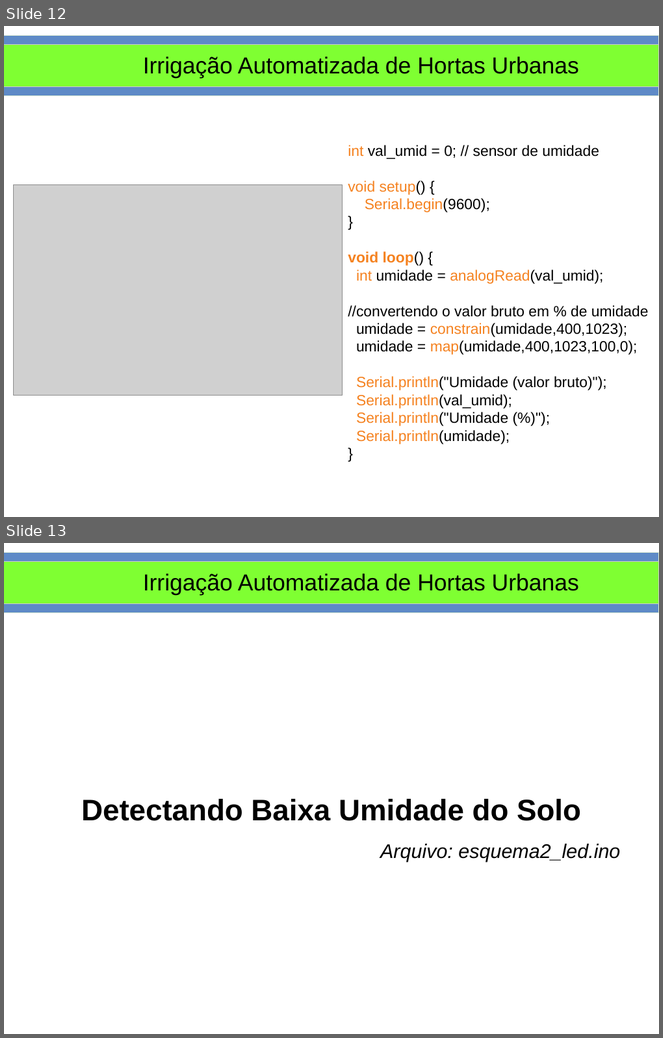
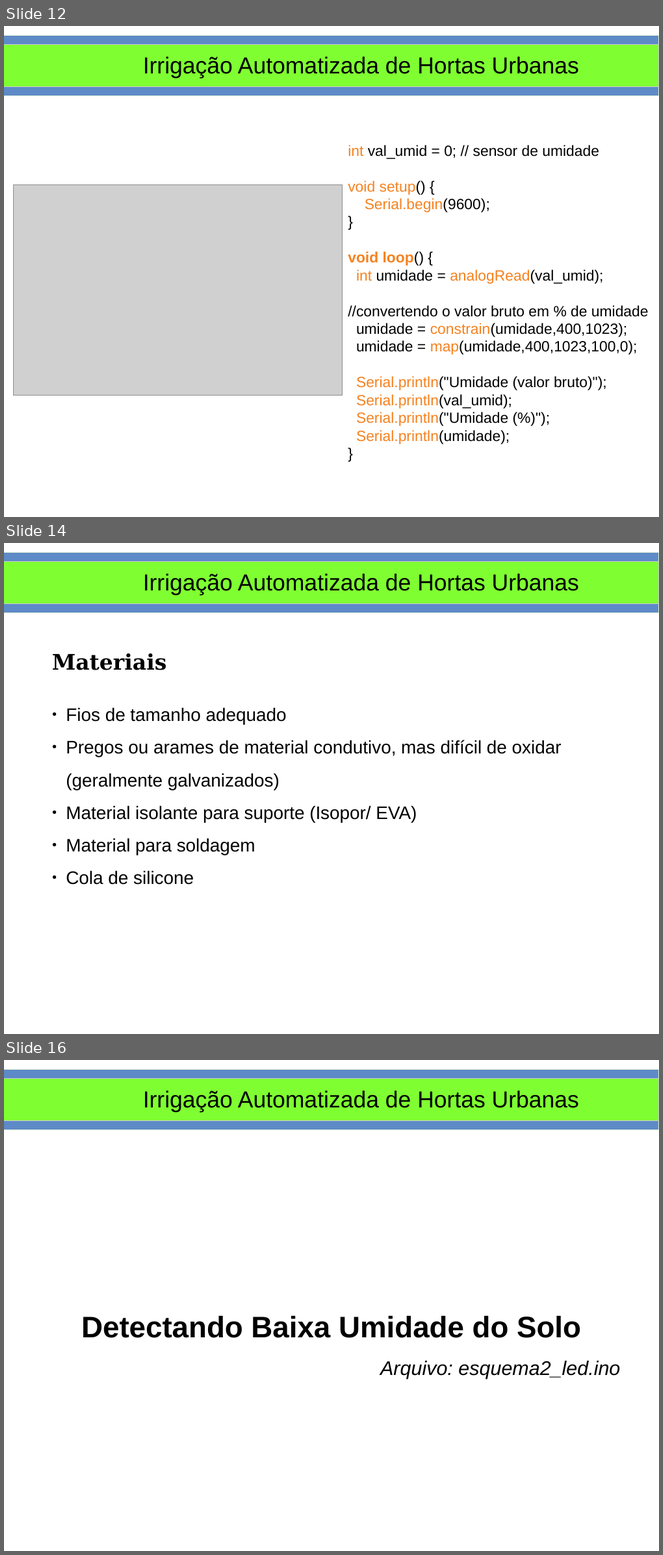
Before and after one commit to smjacques/Horta-Automatizada-ESDI, a slide deck: Slides/Uso de Arduino para Irrigação Automatizada de Hortas Urbanas.odp. Shown one above the other, each under a label of ours: slides 12 and 13 before the commit, slides 12, 14 and 16 after it; the slides between them are not shown. The pictures are 663x1038 and 663x1555 pixels, drawn with LibreOffice and Linux fonts; fonts in the diff are those of the drawing; grey boxes stand for pictures. Boxes give left, top, right and bottom in pixels: in the first picture for what was removed or moved away, otherwise in the second. Text is boxed around its words. In the diff, an @@ line names an element or a change of style, - is before the commit and + after.

```diff
--- a/Slides/Uso de Arduino para Irrigação Automatizada de Hortas Urbanas.odp
+++ b/Slides/Uso de Arduino para Irrigação Automatizada de Hortas Urbanas.odp
@@ slide 14 added at (x1=4, y1=543, x2=659, y2=1034), background #FFFFFF @@
@@ rectangle added at (x1=4, y1=553, x2=659, y2=613), fill #5E8AC7, outline #E0EFD4 0 pt @@
@@ rectangle added at (x1=4, y1=561, x2=659, y2=603), fill #7FFF32, outline #CCCCCC 0 pt @@
@@ title added at (x1=143, y1=574, x2=579, y2=595), 28 pt, text #000000 @@
+Irrigação Automatizada de Hortas Urbanas
@@ text added at (x1=52, y1=653, x2=562, y2=885), 22 pt, text #000000 @@
+Materiais
+● Fios de tamanho adequado
+● Pregos ou arames de material condutivo, mas difícil de oxidar (geralmente galvanizados)
+● Material isolante para suporte (Isopor/ EVA)
+● Material para soldagem
+● Cola de silicone
@@ what was slide 13 is now slide 16 @@
```
Also in this commit, not shown: 1 slide changed, 2 other slides added, 8 other files.
